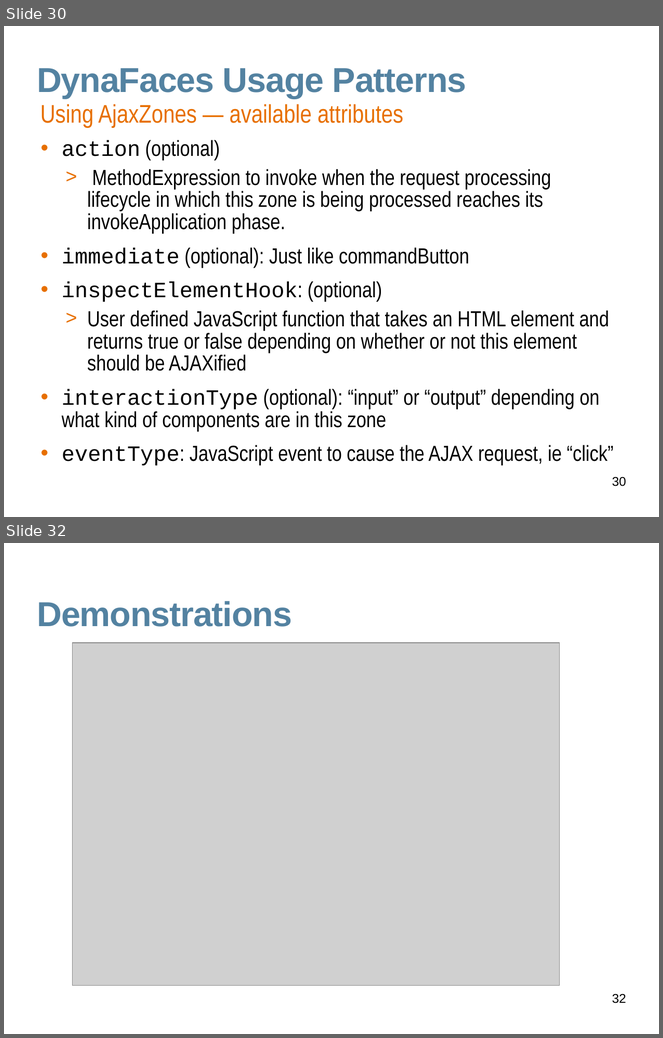
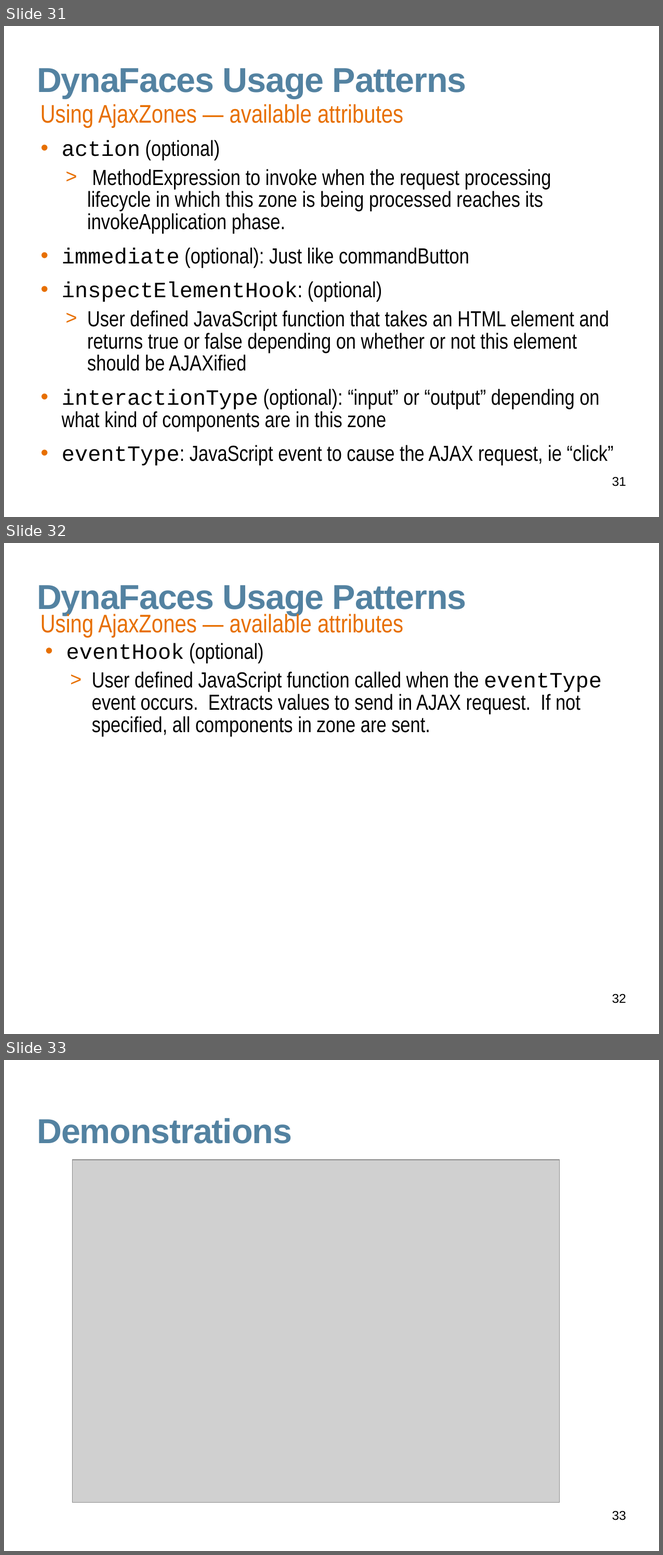
Before and after one commit to javaee/javaserverfaces-extensions, a slide deck: www/slides/dynafaces-advanced.odp. Shown one above the other, each under a label of ours: slides 30 and 32 before the commit, slides 31, 32 and 33 after it; the slides between them are not shown. The pictures are 663x1038 and 663x1555 pixels, drawn with LibreOffice and Linux fonts; fonts in the diff are those of the drawing; grey boxes stand for pictures; background and template pictures are left out. Boxes give left, top, right and bottom in pixels: in the first picture for what was removed or moved away, otherwise in the second. Text is boxed around its words. In the diff, an @@ line names an element or a change of style, - is before the commit and + after.

```diff
--- a/www/slides/dynafaces-advanced.odp
+++ b/www/slides/dynafaces-advanced.odp
@@ slide 32 added at (4, 543, 659, 1034), background #FFFFFF @@
@@ title added at (37, 585, 467, 615), 38 pt, text #5382A1, bold @@
+DynaFaces Usage Patterns
@@ text added at (40, 612, 403, 637), 28 pt, text #E76F00 @@
+Using AjaxZones — available attributes
@@ text added at (66, 643, 602, 737), 24 pt, text #000000 @@
+• eventHook (optional)
+  > User defined JavaScript function called when the eventType event occurs. Extracts values to send in AJAX request. If not specified, all components in zone are sent.
@@ page number added at (612, 994, 626, 1004), 14 pt, text #000000 @@
+32
@@ what was slide 30 is now slide 31 @@
@@ page number at (612, 477, 626, 487): text changed @@
-30
+31
@@ what was slide 32 is now slide 33 @@
@@ page number at (612, 1511, 626, 1521): text changed @@
-32
+33
```
Also in this commit, not shown: 2 slides changed.
